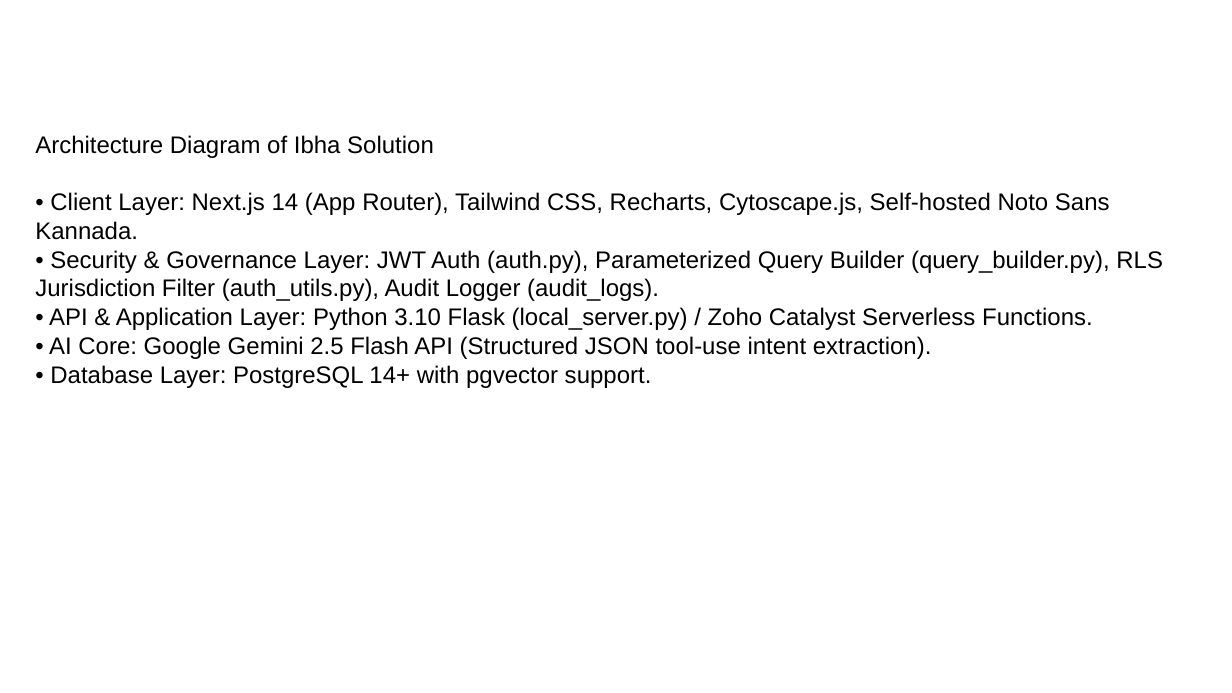
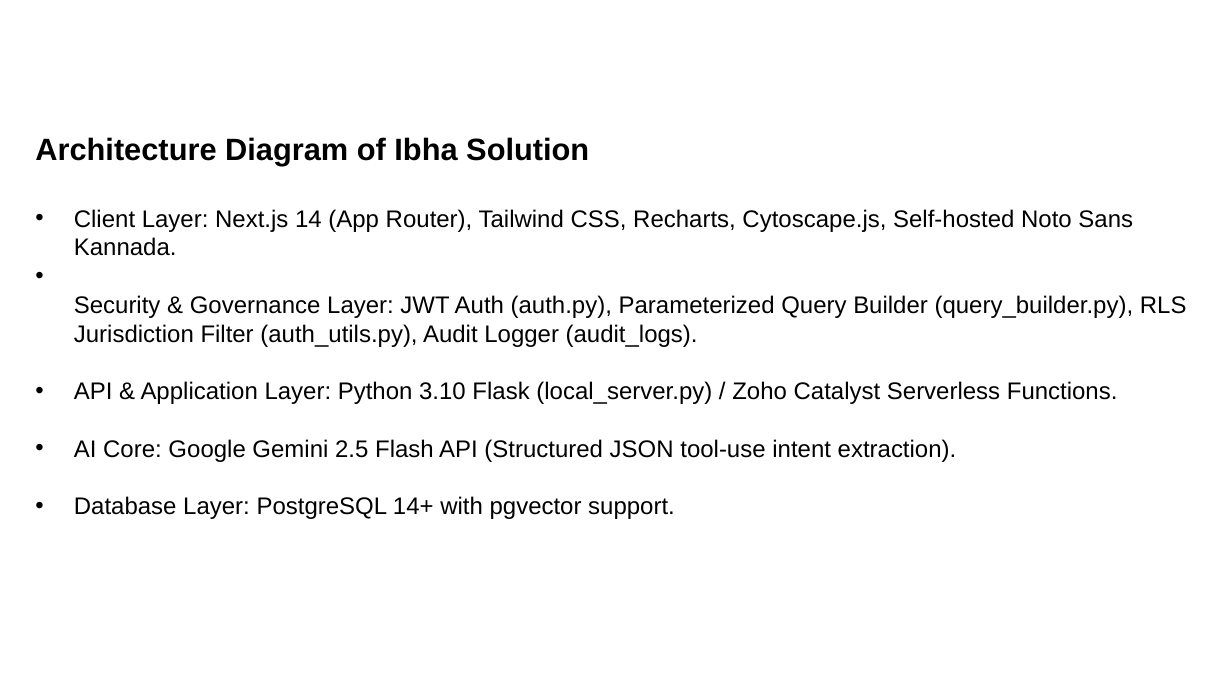
Before and after one commit to Bhakti-e/ibha-ksp, a slide deck: slide 7 of Ibha_KSP_Prototype_Submission.pptx. Drawn at 1232x693 pixels with LibreOffice and Linux fonts; fonts in the diff are those of the drawing; background and template pictures are left out. Boxes give left, top, right and bottom in pixels: in the first picture for what was removed or moved away, otherwise in the second. Text is boxed around its words. In the diff, an @@ line names an element or a change of style, - is before the commit and + after.

```diff
--- a/Ibha_KSP_Prototype_Submission.pptx
+++ b/Ibha_KSP_Prototype_Submission.pptx
@@ text at (x1=35, y1=137, x2=589, y2=165): size 14 to 18 pt, bold on in "Architecture Diagram of Ibha Solution" @@
@@ text at (x1=74, y1=209, x2=1187, y2=519): text changed @@
-• Client Layer: Next.js 14 (App Router), Tailwind CSS, Recharts, Cytoscape.js, Self-hosted Noto Sans Kannada.
-• Security & Governance Layer: JWT Auth (auth.py), Parameterized Query Builder (query_builder.py), RLS Jurisdiction Filter (auth_utils.py), Audit Logger (audit_logs).
-• API & Application Layer: Python 3.10 Flask (local_server.py) / Zoho Catalyst Serverless Functions.
-• AI Core: Google Gemini 2.5 Flash API (Structured JSON tool-use intent extraction).
-• Database Layer: PostgreSQL 14+ with pgvector support.
+• Client Layer: Next.js 14 (App Router), Tailwind CSS, Recharts, Cytoscape.js, Self-hosted Noto Sans Kannada.
+• Security & Governance Layer: JWT Auth (auth.py), Parameterized Query Builder (query_builder.py), RLS Jurisdiction Filter (auth_utils.py), Audit Logger (audit_logs).
+• API & Application Layer: Python 3.10 Flask (local_server.py) / Zoho Catalyst Serverless Functions.
+• AI Core: Google Gemini 2.5 Flash API (Structured JSON tool-use intent extraction).
+• Database Layer: PostgreSQL 14+ with pgvector support.
```
Also in this commit, not shown: 10 other slides changed, 3 slides removed, 5 other files.
